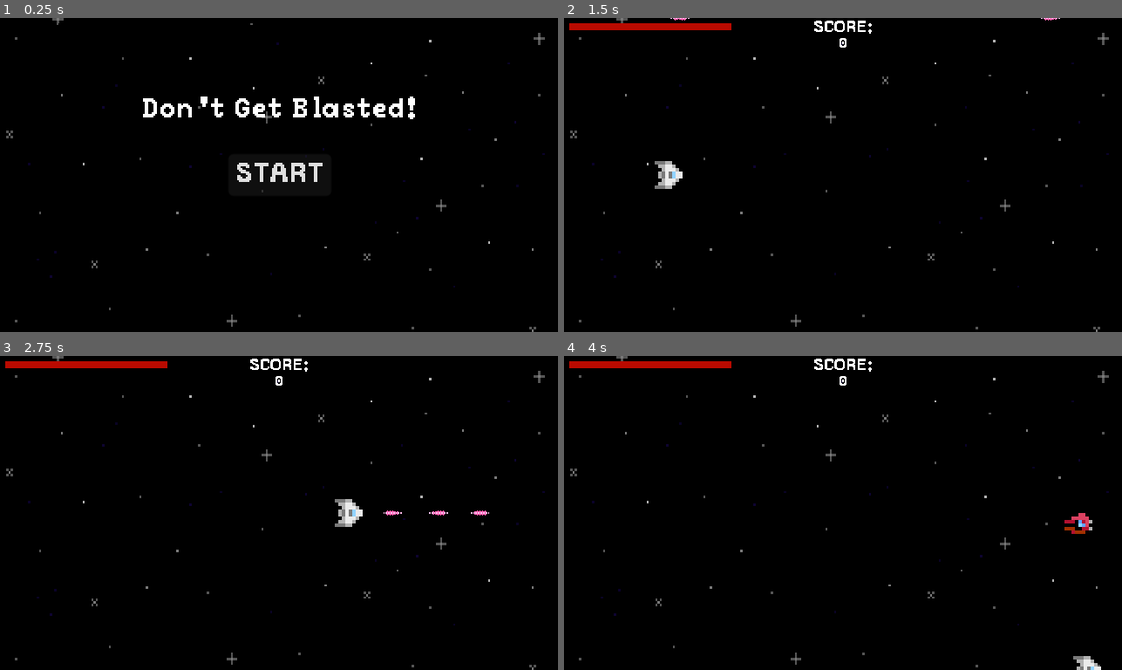
Above: before the commit, frames 1-4 (two rows, left to right).
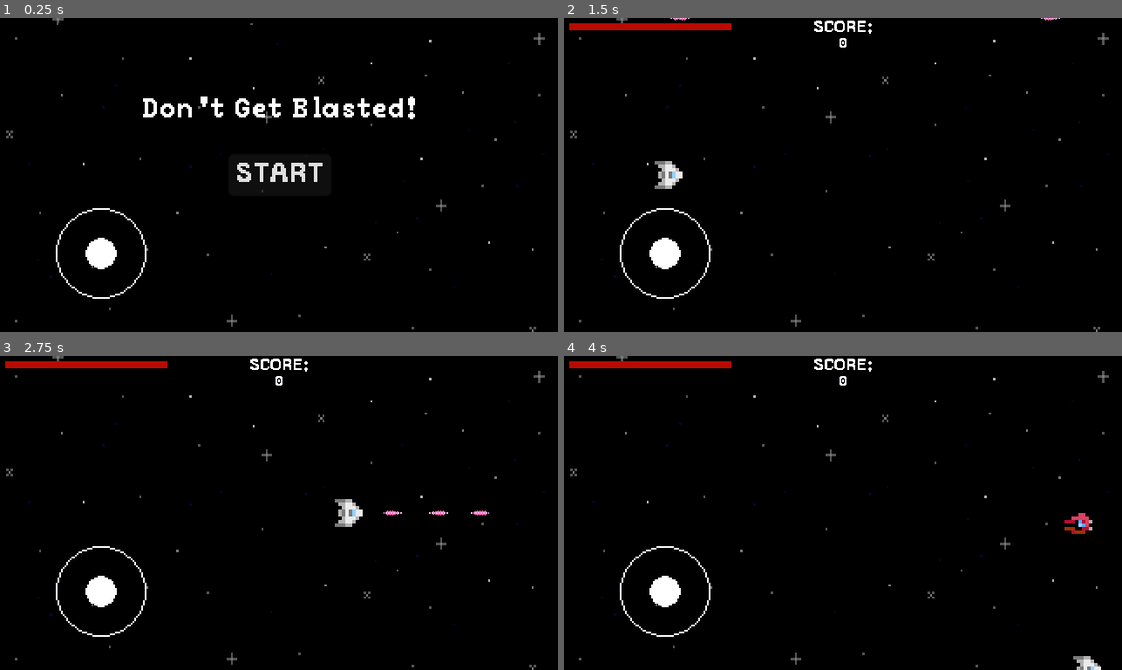
Above: after the commit, the same moments.

Repository: EwBax/dont-get-blasted
Game: Godot game, scene res://Scenes/main.tscn
The game is run twice, just before and just after one commit, with the same random seed, the same clock (stepped at 60 frames per second) and the same inputs.
Inputs (mouse positions are in pixels of both pictures, inside the frame that each line leads up to):
- Up to frame 1 (0.25 s): no input
- Up to frame 2 (1.5 s): click (664, 253) at 0.52 s; click "START" at 1.25 s
- Up to frame 3 (2.75 s): tap Enter at 2 s; move the mouse to (401, 497) at 2.02 s; press the mouse at (401, 497) at 2.03 s; hold D (move_right) from 2.03 s (still down)
- Up to frame 4 (4 s): move the mouse to (731, 528) at 2.77 s; release D (move_right) at 2.78 s; release the mouse at (731, 528) at 2.78 s; hold S (move_down) 2.78-3.53 s; click (731, 528) at 2.85 s; move the mouse to (898, 443) at 3.52 s; press the mouse at (898, 443) at 3.53 s; hold D (move_right) from 3.53 s (still down)

The runs differ from the first frame. In frame 1, 0.7% of the frame differs, in the area x 10-27%, y 60-90%; in frame 2, 0.7%; in frame 3, 0.7%; in frame 4, 0.7%.

Commit message:
Implement joystick with knob moving

Diff:
--- /dev/null
+++ b/Scenes/joystick.tscn
@@ -0,0 +1,26 @@
+[gd_scene load_steps=5 format=3 uid="uid://cioblooi1wd81"]
+
+[ext_resource type="Script" path="res://Scripts/joystick.gd" id="1_am3tq"]
+[ext_resource type="Texture2D" uid="uid://cw7gq4gibrjsw" path="res://Art/Ring.png" id="1_pqi0p"]
+[ext_resource type="Texture2D" uid="uid://c37fjw7rmmq23" path="res://Art/Knob.png" id="2_452qr"]
+[ext_resource type="Script" path="res://Scripts/knob.gd" id="4_0dryu"]
+
+[node name="Joystick" type="Node2D"]
+script = ExtResource("1_am3tq")
+
+[node name="Ring" type="Sprite2D" parent="."]
+texture = ExtResource("1_pqi0p")
+
+[node name="Knob" type="Sprite2D" parent="."]
+texture = ExtResource("2_452qr")
+script = ExtResource("4_0dryu")
+
+[node name="Button" type="Button" parent="."]
+self_modulate = Color(1, 1, 1, 0)
+offset_left = -26.0
+offset_top = -26.0
+offset_right = 26.0
+offset_bottom = 26.0
+
+[connection signal="button_down" from="Button" to="Knob" method="_on_button_button_down"]
+[connection signal="button_up" from="Button" to="Knob" method="_on_button_button_up"]
--- a/Scenes/main.tscn
+++ b/Scenes/main.tscn
@@ -6,6 +6,7 @@
 [ext_resource type="PackedScene" uid="uid://b7xas3g646acg" path="res://Scenes/enemy_ship.tscn" id="3_36qd4"]
 [ext_resource type="PackedScene" uid="uid://bbe8ttq8fb63r" path="res://Scenes/hud.tscn" id="4_6dph7"]
 [ext_resource type="PackedScene" uid="uid://yi1se5lsk0wk" path="res://Scenes/menu.tscn" id="4_o4klt"]
+[ext_resource type="PackedScene" uid="uid://cioblooi1wd81" path="res://Scenes/joystick.tscn" id="5_xdfpm"]
 [ext_resource type="PackedScene" uid="uid://ch7bcjdjbowcc" path="res://Scenes/player.tscn" id="7_kblou"]
 
 [sub_resource type="Curve2D" id="Curve2D_qivxg"]
@@ -25,6 +26,9 @@
 offset_bottom = 320.0
 rotation = 1.5708
 texture = ExtResource("2_x3lo2")
+
+[node name="Joystick" parent="." instance=ExtResource("5_xdfpm")]
+position = Vector2(58, 135)
 
 [node name="AsteroidTimer" type="Timer" parent="."]
 wait_time = 2.0
--- /dev/null
+++ b/Scripts/joystick.gd
@@ -0,0 +1,4 @@
+extends Node2D
+
+
+var pos_vector: Vector2
--- /dev/null
+++ b/Scripts/knob.gd
@@ -0,0 +1,25 @@
+extends Sprite2D
+
+@onready var parent = $".."
+
+@export var max_length = 17
+@export var deadzone = 2
+
+
+var pressing = false
+
+
+func _process(delta):
+	if pressing:
+		if get_global_mouse_position().distance_to(parent.global_position) <= max_length:
+			global_position = get_global_mouse_position()
+	else:
+		global_position = lerp(global_position, parent.global_position, delta * 10)
+
+
+func _on_button_button_down():
+	pressing = true
+
+
+func _on_button_button_up():
+	pressing = false
Binary file added: Art/Knob.png
Not shown, added: Art/Knob.png.import
Binary file added: Art/Ring.png
Not shown, added: Art/Ring.png.import
Not shown: 1 places in Scenes/main.tscn that only renumber resources
